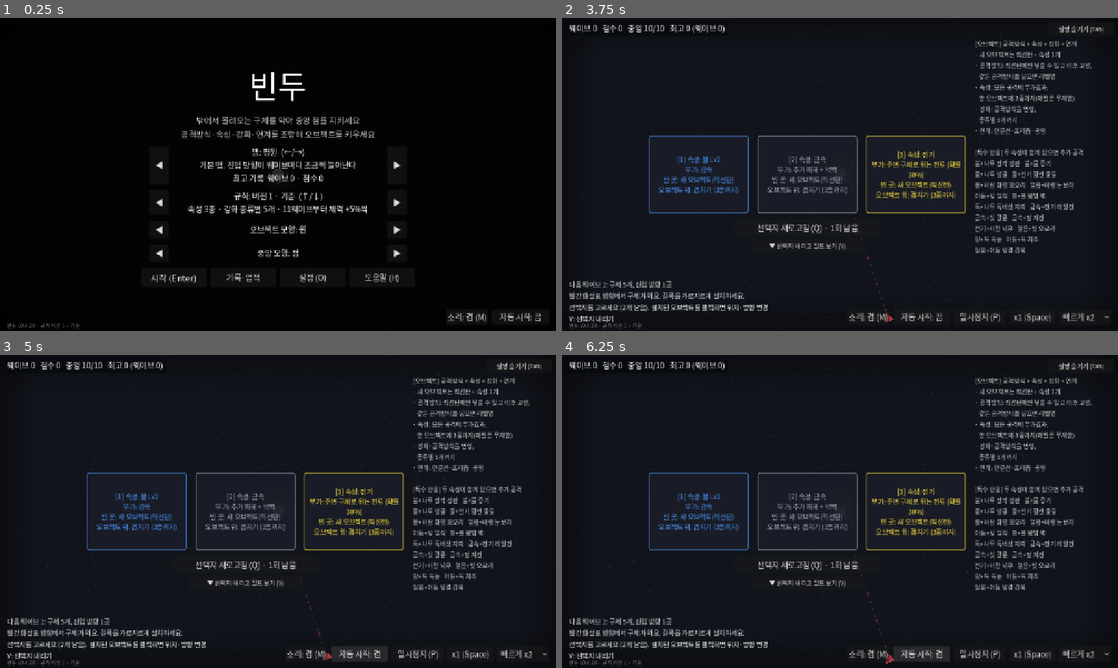
Above: before the commit, frames 1-4 (two rows, left to right).
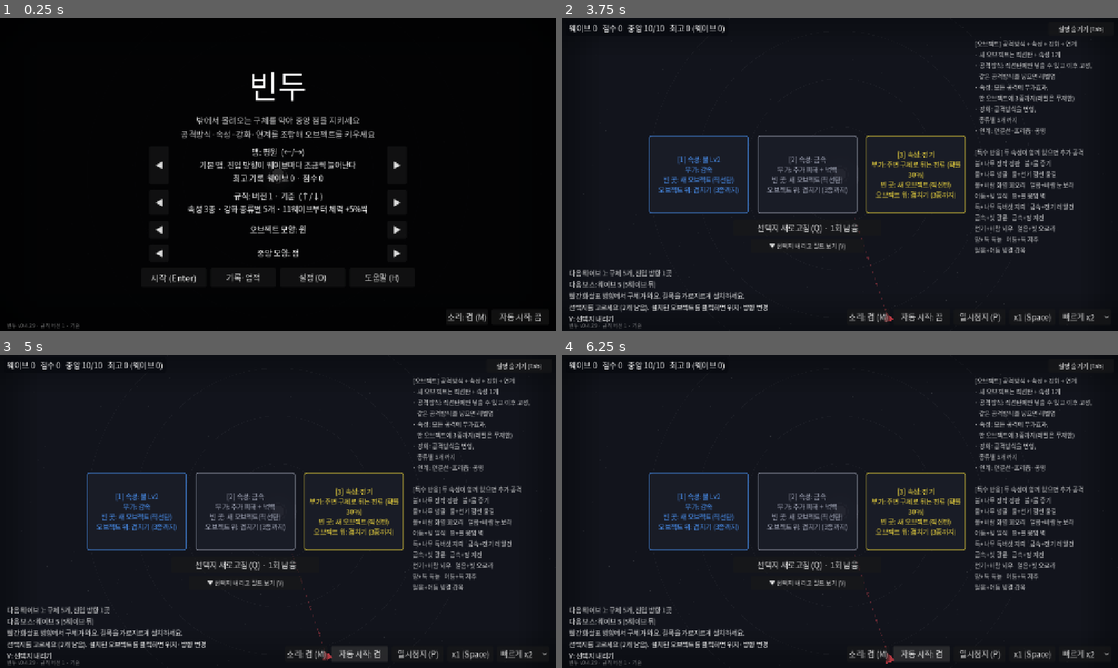
Above: after the commit, the same moments.

Repository: lenope1214/Bindu
Game: Godot game, scene res://main.tscn
The game is run twice, just before and just after one commit, with the same random seed, the same clock (stepped at 60 frames per second) and the same inputs.
Inputs:
- Up to frame 1 (0.25 s): no input
- Up to frame 2 (3.75 s): click "자동 시작: 끔" at 0.5 s; click "자동 시작: 켬" at 1.25 s; click "자동 시작: 끔" at 2 s; click "자동 시작: 켬" at 2.75 s; click "시작 (Enter)" at 3.5 s
- Up to frame 3 (5 s): click "자동 시작: 끔" at 4.25 s
- Up to frame 4 (6.25 s): click "자동 시작: 켬" at 5 s; click "자동 시작: 끔" at 5.75 s

The runs differ from the first frame. In frame 1, less than 0.1% of the frame differs, in the area x 5-6%, y 98-99%; in frame 2, 0.5%, in the area x 1-20%, y 80-99%; in frame 3, 0.5%; in frame 4, 0.5%.

Commit message:
v0.4.29: 보스 예고 (미리 정한 보스의 체력·길·도착 시간)
Co-Authored-By: Claude Opus 5.5 <noreply@anthropic.com>
Claude-Session: https://claude.ai/code/session_012rhiBk8DNq9aJW6scrLhD6

Diff:
--- a/project.godot
+++ b/project.godot
@@ -15,7 +15,7 @@
 [application]
 
 config/name="Bindu"
-config/version="0.4.28"
+config/version="0.4.29"
 run/main_scene="res://main.tscn"
 config/features=PackedStringArray("4.7")
 config/icon="res://icon.svg"
--- a/scripts/main.gd
+++ b/scripts/main.gd
@@ -4,6 +4,7 @@
 enum Phase { CHOOSE, PLACE, AIM, WAVE, GAMEOVER, MOVE, READY }
 
 const CORE_RADIUS := 14.0
+const SPIRAL_SWIRL := 0.6  # 소용돌이 맵: 구체가 중앙 방향에서 비껴 도는 각도(라디안)
 const CORE_MAX_HP := 10
 const MERGE_DIST := 30.0
 const SAVE_PATH := "user://best.cfg"
@@ -48,6 +49,7 @@
 var auto_btn: Button
 var start_btn: Button
 var cancel_btn: Button  # 옮기기·설치 중 화면 취소 (우클릭·Esc가 없는 터치 화면용)
+var boss_plan := {}  # 다음 보스: 쉬는 시간에 진입 각도·체력·속도·저항을 미리 정해 길과 정보를 정확히 보여 준다
 var touch_ui := false  # 마지막 입력이 터치였는지 (터치는 마우스를 올려 둘 수 없다)
 var offer: Array = []  # 이번 선택지 [카드, ...] 카드: {"type": "elem"|"pat"|"mod"|"link", ...}
 var picked := {}  # 고른 카드
@@ -607,6 +609,7 @@
 		_roll_lanes()
 		# 다음 웨이브 저항 속성: 12웨이브(버전 4는 8)부터 60% 확률
 		wave_resist = Elem.ALL.pick_random() if wave + 1 >= Rules.resist_from and randf() < 0.6 else -1
+		_plan_boss()
 		picks_left = 2 if wave <= 1 else Rules.picks  # 처음 두 번의 쉬는 시간은 2개씩
 		rerolls_left = 1 + bonus_rerolls + perks.get("reroll", 0)
 		bonus_rerolls = 0
@@ -1009,12 +1012,100 @@
 	if firsts.has(nw):
 		lines.append("처음 등장: " + firsts[nw])
 	if nw % 5 == 0:
-		lines.append("보스 등장! 중앙에 닿으면 체력 3 감소")
+		lines.append(_boss_text())
+	else:
+		var bw := ceili(nw / 5.0) * 5
+		lines.append("다음 보스: 웨이브 %d (%d웨이브 뒤)" % [bw, bw - wave])
 	if wave == 0:
 		lines.append("빨간 화살표 방향에서 구체가 와요. 길목을 가로지르게 설치하세요.")
 	# 자동 줄바꿈은 한글 낱말 중간에서도 끊으므로 띄어쓰기에서 직접 바꾼다
 	preview.text = _wrap_words("\n".join(lines), 610.0, 15)
 	preview.add_theme_color_override("font_color", Color(1, 0.75, 0.75) if nw % 5 == 0 else Color(1, 1, 1, 0.85))
+
+
+## 보스 길이(화면 밖 출발점부터 중앙까지)와 막지 않을 때 걸리는 시간.
+func _boss_eta() -> float:
+	var pts := _orb_path(boss_plan["a"])
+	var L := 0.0
+	for i in range(1, pts.size()):
+		L += pts[i - 1].distance_to(pts[i])
+	L -= CORE_RADIUS + 30.0  # 보스 반지름만큼 먼저 닿는다
+	return L / (boss_plan["spd"] * 0.45 * orb_speed_mul)
+
+
+## 다음 보스 안내 (쉬는 시간에 미리 뽑아 둔 그대로).
+func _boss_text() -> String:
+	if boss_plan.is_empty():
+		return "보스 등장! 중앙에 닿으면 체력 3 감소"
+	var sp := PackedStringArray(["보스: 체력 %s" % num(ceilf(boss_plan["hp"] * 12.0))])
+	if boss_plan["resist"] >= 0:
+		sp.append("%s 저항" % Elem.NAMES[boss_plan["resist"]])
+	if boss_plan["sturdy"]:
+		sp.append("굳셈")
+	sp.append("웨이브 마지막에 나옴")
+	sp.append("4초마다 빠른 부하")
+	return " · ".join(sp) + "\n보스 길: 화면의 굵은 분홍 선. 막지 않으면 나온 뒤 약 %d초에 중앙 (닿으면 체력 -3)" % roundi(_boss_eta())
+
+
+## 보스가 올 길: 쉬는 시간과, 보스 웨이브에서 보스가 나오기 전까지.
+func _draw_boss_path(now: float) -> void:
+	if boss_plan.is_empty() or title_label.visible or phase == Phase.GAMEOVER:
+		return
+	if phase == Phase.WAVE and boss_plan["wave"] != wave:
+		return
+	var col := Color(1, 0.35, 0.6)
+	var vr := get_viewport_rect()
+	var all := _orb_path(boss_plan["a"])
+	# 화면 안에 들어온 뒤부터 그린다 (직선은 화면 가장자리에서 자름)
+	var pts := PackedVector2Array()
+	if all.size() == 2:
+		pts.append(_edge_point(center(), Vector2.from_angle(boss_plan["a"])))
+		pts.append(all[1])
+	else:
+		for p in all:
+			if not pts.is_empty() or vr.has_point(p):
+				pts.append(p)
+	if pts.size() < 2:
+		return
+	var pulse := 0.75 + 0.25 * sin(now * 3.0)
+	draw_polyline(pts, Color(col, 0.16 * pulse), 14.0)
+	draw_polyline(pts, Color(col, 0.8 * pulse), 3.0)
+	# 보스가 오는 쪽으로 흐르는 화살 (길이 비율로 놓는다)
+	var lens: Array[float] = [0.0]
+	for i in range(1, pts.size()):
+		lens.append(lens[i - 1] + pts[i - 1].distance_to(pts[i]))
+	var total: float = lens[-1]
+	for k in 7:
+		var dpos := fmod(now * 0.12 + k / 7.0, 1.0) * (total - CORE_RADIUS - 20.0)
+		var j := 1
+		while j < pts.size() - 1 and lens[j] < dpos:
+			j += 1
+		var seg := pts[j] - pts[j - 1]
+		if seg.length() < 0.01:
+			continue
+		var d := seg.normalized()
+		var q := pts[j - 1] + d * (dpos - lens[j - 1])
+		draw_colored_polygon(PackedVector2Array([q + d * 9.0, q - d * 5.0 + d.orthogonal() * 7.0, q - d * 5.0 - d.orthogonal() * 7.0]), Color(col, 0.85))
+	# 들어오는 자리: 큰 고리 + 글자. 가장자리의 버튼·점수 줄에 가리지 않게 길을 따라 안쪽(110)에
+	var at := minf(110.0, total * 0.4)
+	var j2 := 1
+	while j2 < pts.size() - 1 and lens[j2] < at:
+		j2 += 1
+	var d2 := (pts[j2] - pts[j2 - 1]).normalized()
+	var m := pts[j2 - 1] + d2 * (at - lens[j2 - 1])
+	draw_arc(m, 20.0 + 3.0 * sin(now * 5.0), 0, TAU, 32, Color(col, 0.95), 3.0)
+	draw_circle(m, 9.0, Color(col, 0.9))
+	var label := "보스 · 웨이브 %d" % boss_plan["wave"]
+	var fs := 16
+	var w := ui_font.get_string_size(label, HORIZONTAL_ALIGNMENT_LEFT, -1, fs).x
+	# 길 옆에 쓴다 (길 위에 쓰면 화살과 겹침): 중앙에서 먼 쪽 옆
+	var side := d2.orthogonal()
+	if side.dot(m - center()) < 0.0:
+		side = -side
+	var lp := m + side * 30.0 + Vector2(-w / 2.0 if absf(side.x) < 0.5 else (0.0 if side.x > 0.0 else -w), 6.0)
+	lp = lp.clamp(Vector2(8, 70), vr.size - Vector2(w + 8, 70))
+	draw_string_outline(ui_font, lp, label, HORIZONTAL_ALIGNMENT_LEFT, -1, fs, 4, Color(0, 0, 0, 0.9))
+	draw_string(ui_font, lp, label, HORIZONTAL_ALIGNMENT_LEFT, -1, fs, Color(1, 0.75, 0.85))
 
 
 func _on_pick(card: Dictionary) -> void:
@@ -1913,7 +2004,7 @@
 		"core_hp": core_hp, "core_max": core_max, "perks": perks.keys().map(func(k): return [k, perks[k]]), "orb_speed_mul": orb_speed_mul,
 		"dmg_mul": Tower.dmg_mul, "spd_mul": Tower.spd_mul, "reach_mul": Tower.reach_mul, "tax_step": Tower.tax_step,
 		"rerolls_left": rerolls_left, "bonus_rerolls": bonus_rerolls, "picks_left": picks_left,
-		"lanes": Array(lanes), "wave_resist": wave_resist, "achievements": new_achievements,
+		"lanes": Array(lanes), "wave_resist": wave_resist, "boss": boss_plan, "achievements": new_achievements,
 		"state": "perk" if perk_mode else ("ready" if phase == Phase.READY else "choose"),
 		"offer": offer, "perk_offer": perk_offer.map(func(pk): return pk["id"]), "towers": list,
 	}
@@ -2010,6 +2101,13 @@
 	wave_resist = g.call("wave_resist", -1)
 	if not wave_resist in Elem.ALL:
 		wave_resist = -1
+	# 미리 뽑아 둔 보스 (없거나 형식이 다르면 새로 뽑음)
+	var bp: Variant = g.call("boss", {})
+	boss_plan = {}
+	if bp is Dictionary and bp.get("wave") is int and bp["wave"] == wave + 1 and bp.get("a") is float and bp.get("hp") is float and bp.get("spd") is float and bp.get("resist") is int and bp.get("sturdy") is bool:
+		boss_plan = {"wave": bp["wave"], "a": bp["a"], "hp": maxf(1.0, bp["hp"]), "spd": maxf(1.0, bp["spd"]), "resist": bp["resist"] if bp["resist"] in Elem.ALL else -1, "sturdy": bp["sturdy"]}
+	else:
+		_plan_boss()
 	new_achievements = (g.call("achievements", []) as Array).filter(func(a): return a is String)
 	# 오브젝트: 연결선은 저장 순서 번호로 다시 잇는다 (못 읽은 것은 null로 자리만 지킴)
 	var raw: Array = g.call("towers", [])
@@ -2297,34 +2395,69 @@
 			arcs.append([from.position, best.position, 0.12])
 
 
-func _spawn_orb(kind := -1) -> void:
-	var o := Orb.new()
-	var size := get_viewport_rect().size
-	var r := size.length() / 2.0 + 30.0
-	var spread := minf(0.15 + 0.01 * wave, 0.4)
+## 구체 하나의 진입 각도·체력(종류 보정 전)·속도·저항·굳셈을 뽑는다.
+func _roll_orb(w: int) -> Dictionary:
+	var spread := minf(0.15 + 0.01 * w, 0.4)
 	if Meta.map_id == "cross":
 		spread = 0.06  # 십자로: 네 길 위로만 온다
 	var a: float = lanes.pick_random() + randf_range(-spread, spread)
-	o.position = center() + Vector2(cos(a), sin(a)) * r
+	var hp := (1.0 + floorf(w * 0.7) + randi() % 2) * hp_growth(w)
+	match Meta.map_id:
+		"cross":
+			hp = ceilf(hp * 1.6)
+		"storm":
+			hp = maxf(1.0, roundf(hp * 0.6))
+	var spd := 36.0 + w * 3.0 + randf() * 8.0
+	# 저항·굳셈: 쉬는 시간에 미리 알려 준 대로
+	var res := wave_resist if wave_resist >= 0 and randf() < resist_share(w) else -1
+	return {"a": a, "hp": roundf(hp), "spd": spd, "resist": res, "sturdy": randf() < sturdy_share(w)}
+
+
+## 다음 웨이브가 보스 웨이브면 보스를 미리 뽑아 둔다 (화면에 길·체력을 정확히 알려 주려고).
+func _plan_boss() -> void:
+	boss_plan = {}
+	if (wave + 1) % 5 == 0 and not lanes.is_empty():
+		boss_plan = _roll_orb(wave + 1)
+		boss_plan["wave"] = wave + 1
+
+
+## 구체가 나오는 거리 (화면 대각선 반 + 30, 화면 밖).
+func _spawn_radius() -> float:
+	return get_viewport_rect().size.length() / 2.0 + 30.0
+
+
+## 각도 a에서 나온 구체가 막히지 않을 때 지나가는 길 (소용돌이 맵은 나선, 구체 이동과 같은 식).
+func _orb_path(a: float) -> PackedVector2Array:
+	var c := center()
+	var p := c + Vector2.from_angle(a) * _spawn_radius()
+	if Meta.map_id != "spiral":
+		return PackedVector2Array([p, c])
+	var pts := PackedVector2Array([p])
+	for k in 600:
+		var to := c - p
+		if to.length() <= 60.0:
+			break
+		p += to.normalized().rotated(SPIRAL_SWIRL) * 4.0
+		if k % 3 == 2:
+			pts.append(p)
+	pts.append(p)
+	pts.append(c)
+	return pts
+
+
+func _spawn_orb(kind := -1, plan := {}) -> void:
+	var o := Orb.new()
+	var p: Dictionary = plan if not plan.is_empty() else _roll_orb(wave)
+	o.position = center() + Vector2.from_angle(p["a"]) * _spawn_radius()
 	o.target = center()
 	if kind < 0:
 		kind = _roll_kind()
 	o.main = self
-	var hp := (1.0 + floorf(wave * 0.7) + randi() % 2) * hp_growth(wave)
-	var spd := 36.0 + wave * 3.0 + randf() * 8.0
-	match Meta.map_id:
-		"spiral":
-			o.swirl = 0.6
-		"cross":
-			hp = ceilf(hp * 1.6)
-		"storm":
-			hp = maxf(1.0, roundf(hp * 0.6))
-	o.setup(kind, roundf(hp), spd)
-	# 저항·굳셈: 쉬는 시간에 미리 알려 준 대로
-	if wave_resist >= 0 and randf() < resist_share(wave):
-		o.resist_e = wave_resist
-	if randf() < sturdy_share(wave):
-		o.sturdy = true
+	if Meta.map_id == "spiral":
+		o.swirl = SPIRAL_SWIRL
+	o.setup(kind, p["hp"], p["spd"])
+	o.resist_e = p["resist"]
+	o.sturdy = p["sturdy"]
 	# A4·A5: 보호막(8웨이브~), 분열(10웨이브~)
 	if kind == Orb.Kind.NORMAL or kind == Orb.Kind.TANK:
 		if wave >= 8 and randf() < minf(0.1 + 0.01 * wave, 0.3):
@@ -2501,8 +2634,10 @@
 			spawn_timer = spawn_interval * (0.5 if randf() < 0.2 and wave >= 4 else 1.0)
 			to_spawn -= 1
 			# 5웨이브마다 마지막에 보스
-			_spawn_orb(Orb.Kind.BOSS if to_spawn == 0 and wave % 5 == 0 else -1)
-			if to_spawn == 0 and wave % 5 == 0:
+			var boss := to_spawn == 0 and wave % 5 == 0
+			_spawn_orb(Orb.Kind.BOSS if boss else -1, boss_plan if boss and boss_plan.get("wave", -1) == wave else {})
+			if boss:
+				boss_plan = {}
 				big_banner("보스 등장!", Color(1, 0.35, 0.4))
 				sfx.play("boss", 0.0)
 
@@ -3030,9 +3165,20 @@
 		draw_rect(Rect2(Vector2.ZERO, size), Color(0, 0, 0, 0.6))
 
 	# 구체 진입 방향 표시
+	var vr := get_viewport_rect()
 	for a in lanes:
 		var d := Vector2(cos(a), sin(a))
-		var tip := _edge_point(c, d) - d * 18.0 - d * 6.0 * sin(now * 4.0)
+		var edge := _edge_point(c, d)
+		var path := PackedVector2Array()
+		if Meta.map_id == "spiral":
+			# 나선: 화면 밖에서 돌며 들어오므로, 실제로 화면에 들어오는 자리에 화살표를 둔다
+			for q in _orb_path(a):
+				if not path.is_empty() or vr.has_point(q):
+					path.append(q)
+			if path.size() >= 2:
+				edge = path[0]
+				d = (path[0] - path[1]).normalized()
+		var tip := edge - d * 18.0 - d * 6.0 * sin(now * 4.0)
 		var col := Color(1, 0.3, 0.35, 0.9 if phase != Phase.WAVE else 0.35)
 		draw_colored_polygon(PackedVector2Array([
 			tip - d * 22.0,
@@ -3040,16 +3186,9 @@
 			tip - d.orthogonal() * 12.0,
 		]), col)
 		if phase != Phase.WAVE and Meta.map_id == "spiral":
-			# 나선 경로 미리보기
-			var p := tip
-			var pts := PackedVector2Array([p])
-			for k in 80:
-				var to := c - p
-				if to.length() < 30.0:
-					break
-				p += to.normalized().rotated(0.75 if to.length() > 60.0 else 0.0) * 14.0
-				pts.append(p)
-			draw_polyline(pts, Color(col, 0.3), 1.5)
+			# 나선 경로 미리보기 (구체 이동과 같은 식)
+			if path.size() >= 2:
+				draw_polyline(path, Color(col, 0.3), 1.5)
 		elif phase != Phase.WAVE:
 			draw_dashed_line(c + d * 40.0, tip, Color(col, 0.25), 1.5, 8.0)
 			# 중앙 쪽으로 흘러가는 점
@@ -3058,6 +3197,7 @@
 				var f := fmod(now * 0.25 + k / 5.0, 1.0)
 				draw_circle(tip - d * f * (L - 40.0), 2.5, Color(col, 0.5 * (1.0 - f)))
 
+	_draw_boss_path(now)
 
 	# 연결선
 	for t in towers.get_children():
Not shown, changed: CHANGELOG.md
Not shown, changed: README.md
